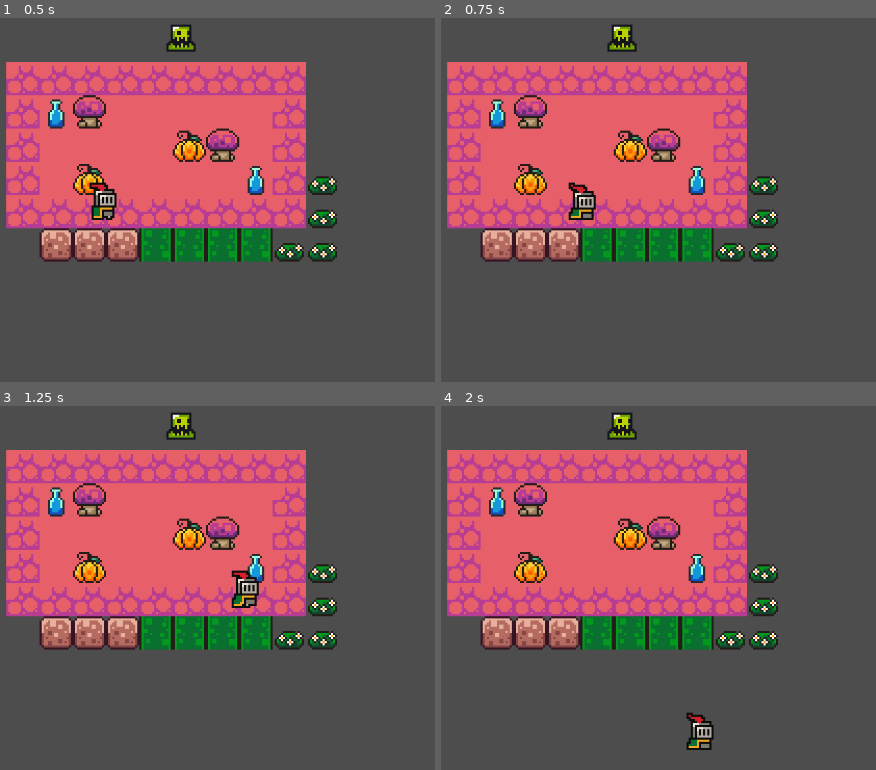
Above: before the commit, frames 1-4 (two rows, left to right).
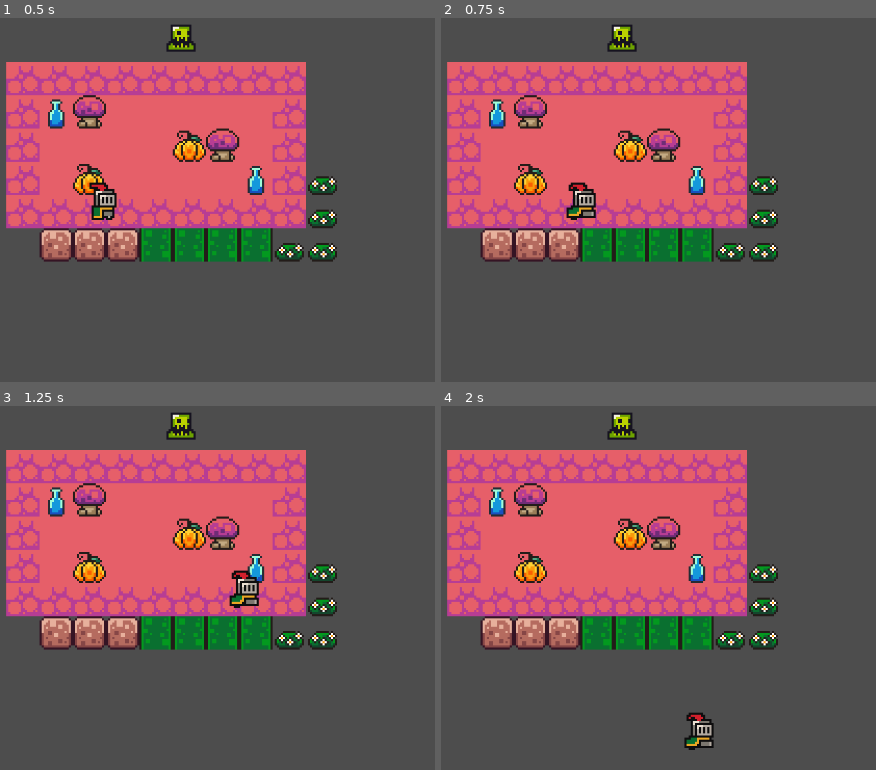
Above: after the commit, the same moments.

Repository: A-somenumbers/SpaceGameSBGJ
Game: Godot game, scene res://scenes/game_scene.tscn
The game is run twice, just before and just after one commit, with the same random seed, the same clock (stepped at 60 frames per second) and the same inputs.
Inputs:
- Up to frame 1 (0.5 s): no input
- Up to frame 2 (0.75 s): hold Right (move_right) from 0.53 s (still down); tap T (attack) at 0.6 s
- Up to frame 3 (1.25 s): keep holding Right (move_right)
- Up to frame 4 (2 s): release Right (move_right) at 1.28 s; hold S (move_down) from 1.28 s (still down); tap T (attack) at 1.35 s

Frame 1 is identical in both runs. In frame 2, 0.4% of the frame differs, in the area x 28-36%, y 45-56%; in frame 3, 0.1%; in frame 4, 0.4%.

Commit message:
attack anim

Diff:
--- a/space-quest---game-jam/scenes/player.tscn
+++ b/space-quest---game-jam/scenes/player.tscn
@@ -205,7 +205,7 @@
 sprite_frames = SubResource("SpriteFrames_vt42l")
 animation = &"attack"
 autoplay = "idle"
-frame_progress = 0.155145
+frame_progress = 0.832658
 
 [node name="collision" type="CollisionShape2D" parent="."]
 position = Vector2(0, 4)
@@ -219,6 +219,9 @@
 
 [node name="attack_cooldown" type="Timer" parent="."]
 
+[node name="deal attack timer" type="Timer" parent="."]
+
 [connection signal="body_entered" from="player_hbox" to="." method="_on_player_hbox_body_entered"]
 [connection signal="body_exited" from="player_hbox" to="." method="_on_player_hbox_body_exited"]
 [connection signal="timeout" from="attack_cooldown" to="." method="_on_attack_cooldown_timeout"]
+[connection signal="timeout" from="deal attack timer" to="." method="_on_deal_attack_timer_timeout"]
--- a/space-quest---game-jam/scripts/enemy2d.gd
+++ b/space-quest---game-jam/scripts/enemy2d.gd
@@ -39,7 +39,7 @@
 
 func _on_enemy_hbox_area_shape_exited(body):
 	if body.has_method("player"):
-		player_inAttackRange = true
+		player_inAttackRange = false
 
 func deals_with_damage():
 	if player_inAttackRange and Global.player_current_attack:
--- a/space-quest---game-jam/scripts/player_movement.gd
+++ b/space-quest---game-jam/scripts/player_movement.gd
@@ -16,6 +16,7 @@
 		print("dead!")
 		self.queue_free()
 	enemy_attack()
+	attack()
 
 
 func _on_player_hbox_body_entered(body: Node2D) -> void:
@@ -45,6 +46,8 @@
 
 	if character_direction:
 		velocity = character_direction * movement_speed
+		if attackIp:
+			if %sprite.animation != "attack": %sprite.animation = "attack"
 		if %sprite.animation != "walking": %sprite.animation = "walking"
 	elif attackIp:
 		if %sprite.animation != "attack": %sprite.animation = "attack"
@@ -57,7 +60,14 @@
 	if Input.is_action_just_pressed("attack"):
 		Global.player_current_attack = true
 		attackIp = true
+		$"deal attack timer".start()
 
 
 func _on_attack_cooldown_timeout() -> void:
+
 	attack_cooldown = true
+
+
+func _on_deal_attack_timer_timeout() -> void:
+	$"deal attack timer".stop()
+	attackIp = false
